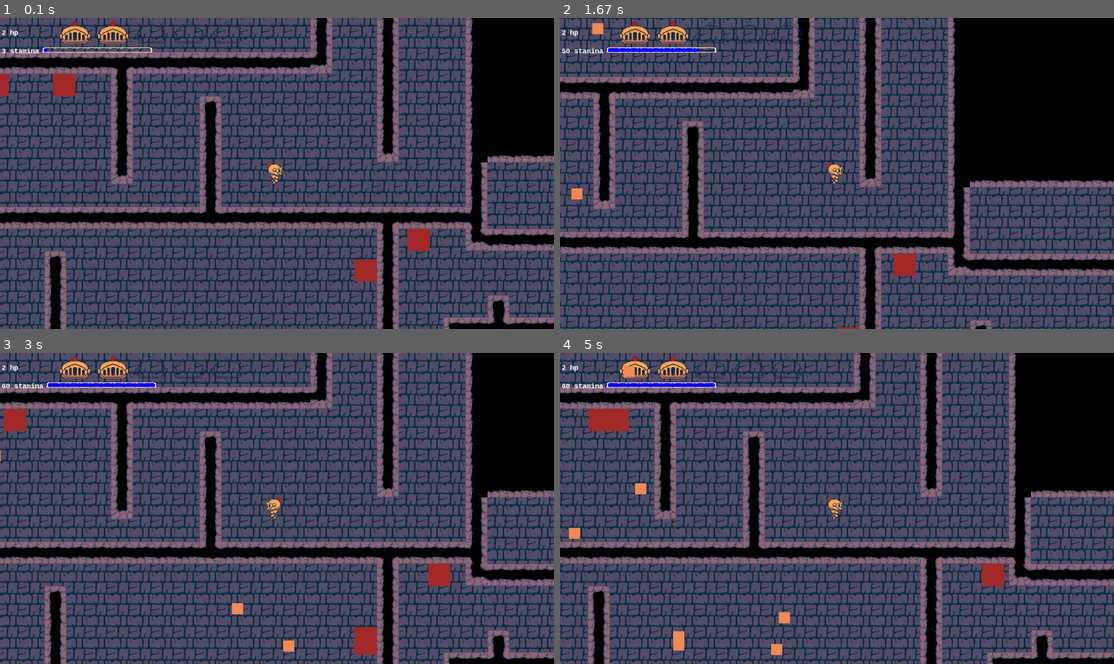
Above: before the commit, frames 1-4 (two rows, left to right).
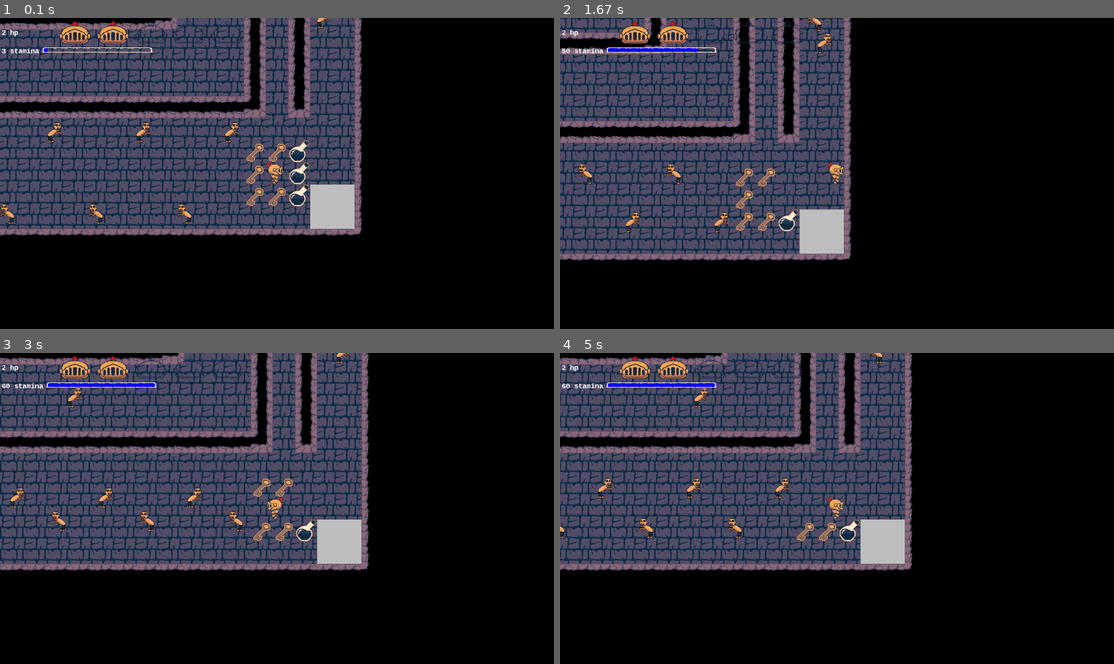
Above: after the commit, the same moments.

Repository: benedekhalaj/pygame-roguelike
Game: pygame game, started from play.py
Same seed, same stepped clock (60 frames per second), same inputs: the game is played once before the commit and once after it.
Inputs:
- Up to frame 1 (0.1 s): no input
- Up to frame 2 (1.67 s): hold Right 0.33-0.8 s; hold Up 0.83-1.13 s; hold Right 1.17-1.63 s
- Up to frame 3 (3 s): hold Left 1.67-2.2 s; hold Down 2.23-2.53 s; hold Left 2.57-2.97 s
- Up to frame 4 (5 s): hold Up 3-3.37 s; hold Right 3.4-4.03 s; hold Down 4.07-4.43 s; hold Left 4.47-4.93 s; hold Right from 4.97 s (still down)

The runs differ from the first frame. In frame 1, 63% of the frame differs, in the area x 0-100%, y 0-100%; in frame 2, 64%; in frame 3, 70%; in frame 4, 70%.

Commit message:
Main Controller: Add background music for testing

Diff:
--- a/controller/main_controller.py
+++ b/controller/main_controller.py
@@ -39,9 +39,17 @@
     return pause
 
 
+def play_background_music():
+    pygame.mixer.init()
+    pygame.mixer.music.load('sound/music/background_1.WAV')
+    pygame.mixer.music.play(loops=-1)
+
+
 def main():
     window = init_pygame()
     objects = map_controller.get_objects()
+
+    play_background_music()
 
     run = True
     pause = False
--- a/model/map/map.py
+++ b/model/map/map.py
@@ -10,7 +10,7 @@
 
 
 def generate_map():
-    text_map = data_manager.open_csv_file(f"model/map/map_file/{LEVEL_2}")
+    text_map = data_manager.open_csv_file(f"model/map/map_file/{LEVEL_1}")
     map_sings = data_manager.open_file("model/map/map_file/map_description.csv")
     map_sings_dict = create_map_sign_dict(map_sings)
     return text_map, map_sings_dict
--- a/model/player/player.py
+++ b/model/player/player.py
@@ -1,12 +1,6 @@
 from model import data_manager
 import pygame
 import pygame.freetype
-
-
-pygame.mixer.init()
-SFX_PICK_UP_KEY = data_manager.open_sfx('sound/sfx/pick_up_key.WAV')
-SFX_OPEN_DOOR = data_manager.open_sfx('sound/sfx/open_door.WAV')
-SFX_PICK_UP_SWORD = data_manager.open_sfx('sound/sfx/pick_up_sword.WAV')
 
 
 class Player():
@@ -227,7 +221,6 @@
                     if item.type == 'key':
                         self.inventory.add_key(item.texture)
                         item.visible = False
-                        SFX_PICK_UP_KEY.play()
 
                     elif item.type == 'health_potion':
                         self.inventory.add_health_potion(item.texture)
@@ -236,7 +229,6 @@
                     elif item.type == 'sword':
                         self.sword.exist = True
                         item.visible = False
-                        SFX_PICK_UP_SWORD.play()
 
                     elif item.type == 'brain':
                         self.inventory.add_brain(item.texture[0])
@@ -250,7 +242,6 @@
                         door.status = "opened"
                         door.update_color()
                         self.inventory.remove_key()
-                        SFX_OPEN_DOOR.play()
 
     def update_texture(self):
         path = 'model/map/textures/player/'
Not shown, added: sound/music/background_0.WAV
Not shown, added: sound/music/background_1.WAV
Not shown, changed: sound/music/test_background.WAV
